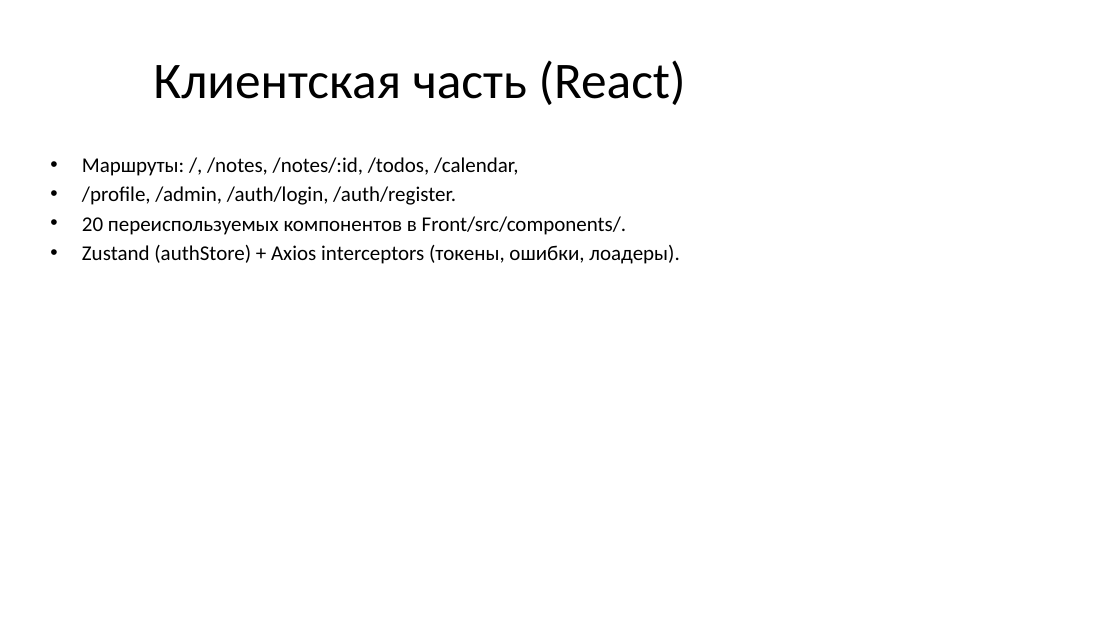
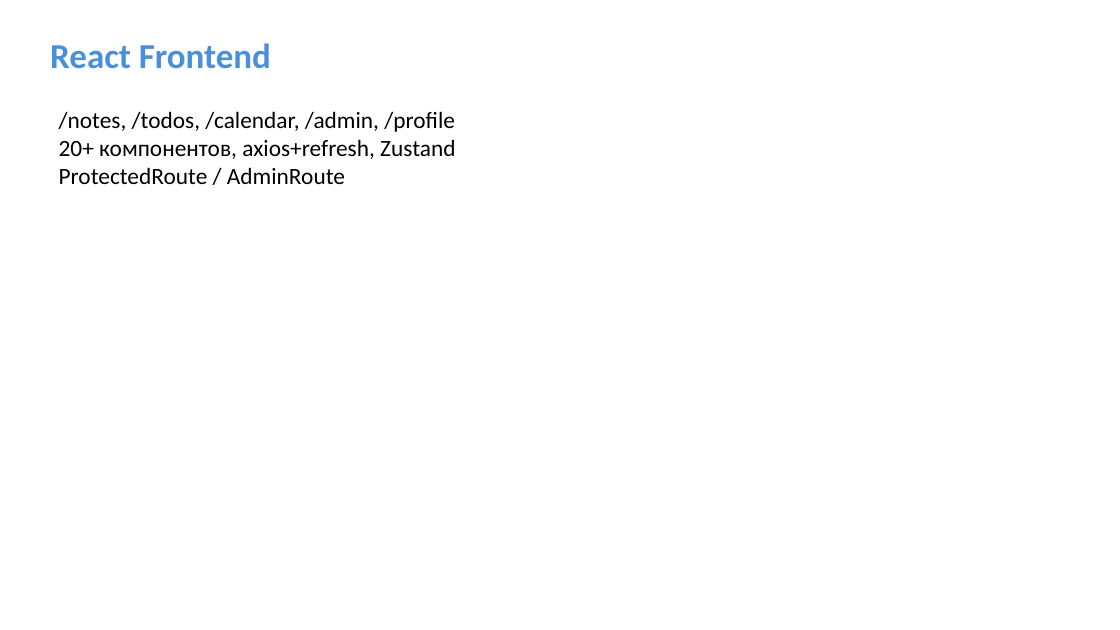
Before and after one commit to Sergei0319/ticktick-diplom, a slide deck: slide 6 of presentation/Презентация_TickTick_диплом.pptx. Drawn at 1120x630 pixels with LibreOffice and Linux fonts; fonts in the diff are those of the drawing. Boxes give left, top, right and bottom in pixels: in the first picture for what was removed or moved away, otherwise in the second. Text is boxed around its words. In the diff, an @@ line names an element or a change of style, - is before the commit and + after.

```diff
--- a/presentation/Презентация_TickTick_диплом.pptx
+++ b/presentation/Презентация_TickTick_диплом.pptx
@@ text "React Frontend" at [50,43,271,69]: vertical alignment middle to top @@
@@ text at [50,43,271,69]: text changed; size 44 to 30 pt; text colour #000000 to #4A90D9; bold on @@
-Клиентская часть (React)
+React Frontend
@@ text at [59,111,455,184]: text changed; size 18 to 20 pt @@
-• Маршруты: /, /notes, /notes/:id, /todos, /calendar,
-• /profile, /admin, /auth/login, /auth/register.
-• 20 переиспользуемых компонентов в Front/src/components/.
-• Zustand (authStore) + Axios interceptors (токены, ошибки, лоадеры).
+/notes, /todos, /calendar, /admin, /profile
+20+ компонентов, axios+refresh, Zustand
+ProtectedRoute / AdminRoute
```
Also in this commit, not shown: 6 other slides changed, 3 slides added, 3 slides removed.
